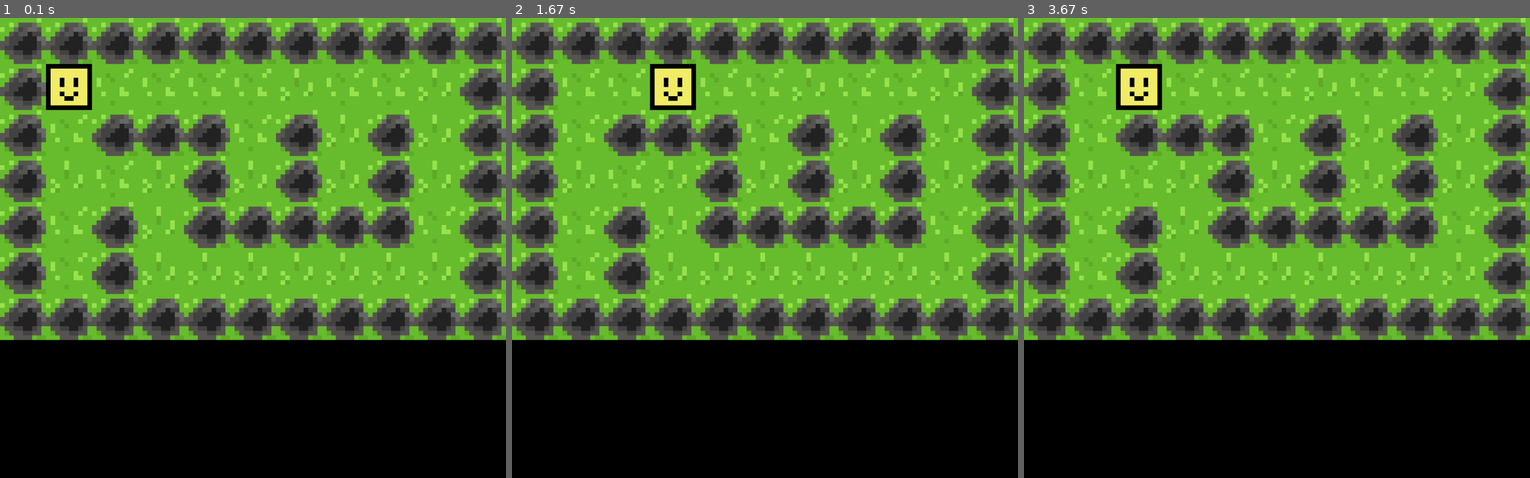
Above: before the commit, frames 1-3 (left to right).
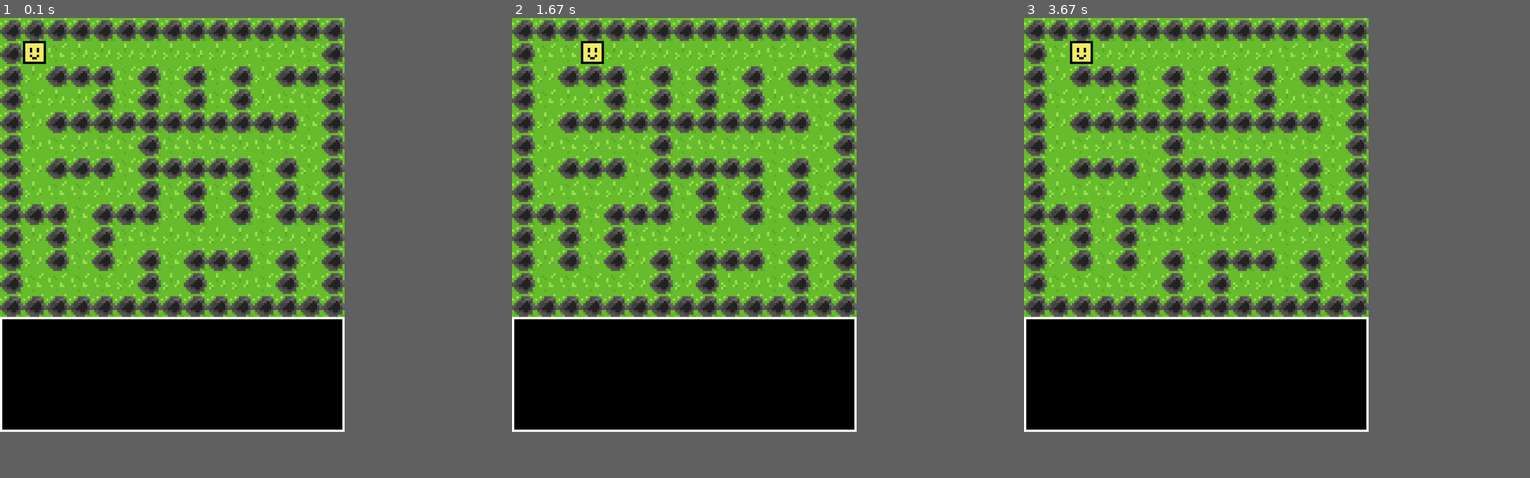
Above: after the commit, the same moments.

Repository: MayugeStudio/dc.pygame
Game: pygame game, started from dc.py
Same seed, same stepped clock (60 frames per second), same inputs: the game is played once before the commit and once after it.
Inputs:
- Up to frame 1 (0.1 s): no input
- Up to frame 2 (1.67 s): hold Right 0.33-0.8 s; hold Right 1.17-1.63 s
- Up to frame 3 (3.67 s): hold Left 1.67-2.2 s; hold Left 2.57-2.97 s; hold Right from 3.4 s (still down)
The window is 900x818 before the commit and 613x736 after it. Grey fills any space a smaller window leaves; there, only what the larger window draws over its background counts as a difference.

The runs differ from the first frame. In frame 1, 53% of the frame differs, in the area x 0-100%, y 0-90%; in frame 2, 53%; in frame 3, 53%.

Commit message:
Implement SubScreen

Diff:
--- a/dc.py
+++ b/dc.py
@@ -15,15 +15,19 @@
 
 FILE_PATH_PLAYER = "player.png"
 
-SC_WIDTH = 1100
-SC_HEIGHT = 1000
-
-SC_CANVAS_HEIGHT = 300
-
-RATIO = 10
-
-DISP_WIDTH = SC_WIDTH // RATIO
-DISP_HEIGHT = (SC_HEIGHT - SC_CANVAS_HEIGHT) // RATIO
+TOP_CANVAS_WIDTH = 750
+TOP_CANVAS_HEIGHT = 650
+
+BOTTOM_CANVAS_WIDTH = TOP_CANVAS_WIDTH
+BOTTOM_CANVAS_HEIGHT = 250
+
+MAIN_SCREEN_WIDTH = TOP_CANVAS_WIDTH
+MAIN_SCREEN_HEIGHT = TOP_CANVAS_HEIGHT + BOTTOM_CANVAS_HEIGHT
+
+RATIO = 5
+
+DISP_WIDTH = TOP_CANVAS_WIDTH // RATIO
+DISP_HEIGHT = TOP_CANVAS_HEIGHT // RATIO
 
 TILE_SIZE = 10
 
@@ -133,8 +137,12 @@
 def main() -> None:
     pg.init()
     random.seed(69)
-    sc = pg.display.set_mode((SC_WIDTH, SC_HEIGHT))
-    disp = pg.Surface((SC_WIDTH / RATIO, SC_HEIGHT / RATIO))
+
+    screen = pg.display.set_mode((MAIN_SCREEN_WIDTH, MAIN_SCREEN_HEIGHT))
+    top_canvas = pg.Surface((MAIN_SCREEN_WIDTH, TOP_CANVAS_HEIGHT))
+    bottom_canvas = pg.Surface((MAIN_SCREEN_WIDTH, BOTTOM_CANVAS_HEIGHT))
+    raw_canvas = pg.Surface((MAIN_SCREEN_WIDTH / RATIO, TOP_CANVAS_HEIGHT / RATIO))
+
     is_killed = False
     clock = pg.time.Clock()
 
@@ -175,12 +183,17 @@
 
         clock.tick(30)
 
-        level.draw(disp)
-
-        disp.blit(p.img, (p.col * TILE_SIZE, p.row * TILE_SIZE))
-
-        scaled_disp = pg.transform.scale(disp, (SC_WIDTH, SC_HEIGHT))
-        sc.blit(scaled_disp, (0, 0))
+        level.draw(raw_canvas)
+
+        raw_canvas.blit(p.img, (p.col * TILE_SIZE, p.row * TILE_SIZE))
+
+        scaled_disp = pg.transform.scale(raw_canvas, (TOP_CANVAS_WIDTH, TOP_CANVAS_HEIGHT))
+        top_canvas.blit(scaled_disp, (0, 0))
+
+        pg.draw.rect(bottom_canvas, (255, 255, 255), (0, 0, BOTTOM_CANVAS_WIDTH, BOTTOM_CANVAS_HEIGHT), width=5)
+
+        screen.blit(top_canvas, (0, 0))
+        screen.blit(bottom_canvas, (0, TOP_CANVAS_HEIGHT))
         pg.display.update()
 
     pg.quit()
